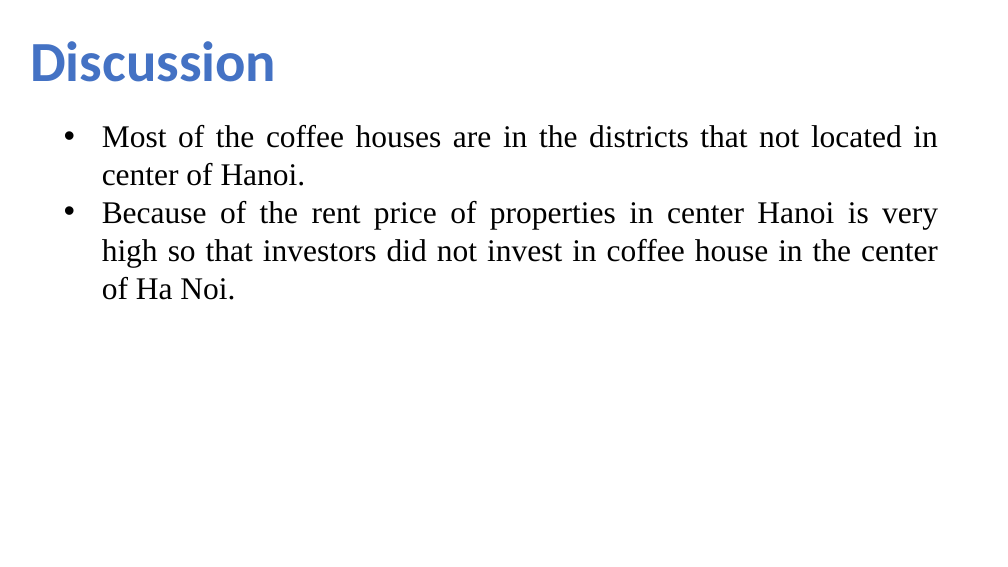
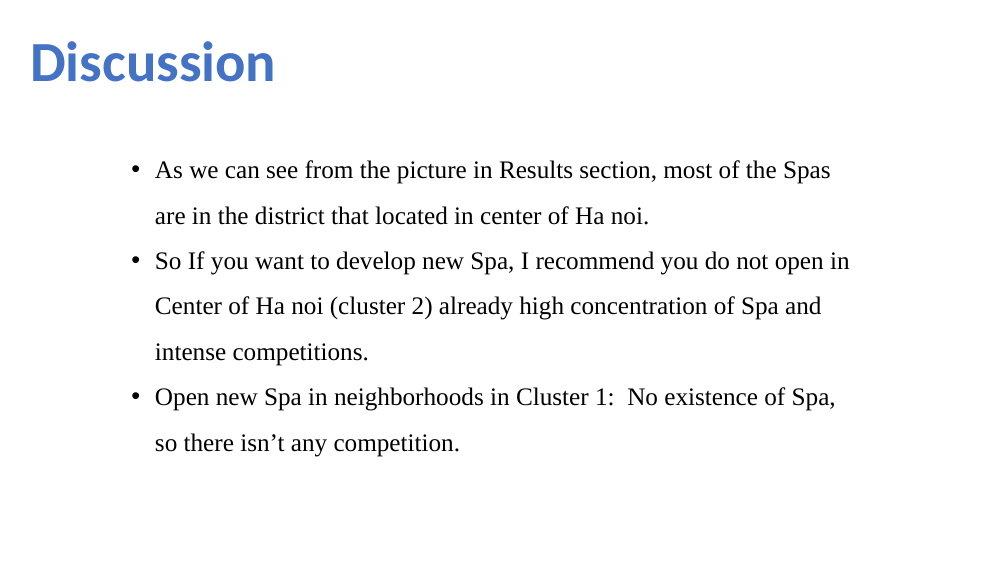
Before and after one commit to nxtacctau/Coursera_Capstone, a slide deck: slide 9 of Coursera Capstone Project Presentation Toannx.pptx (slide 6 before the commit). Drawn at 1008x567 pixels with LibreOffice and Linux fonts; fonts in the diff are those of the drawing. Boxes give left, top, right and bottom in pixels: in the first picture for what was removed or moved away, otherwise in the second. Text is boxed around its words. In the diff, an @@ line names an element or a change of style, - is before the commit and + after.

```diff
--- a/Coursera Capstone Project Presentation Toannx.pptx
+++ b/Coursera Capstone Project Presentation Toannx.pptx
@@ text removed at (102, 125, 938, 300) @@
-• Most of the coffee houses are in the districts that not located in center of Hanoi.
-• Because of the rent price of properties in center Hanoi is very high so that investors did not invest in coffee house in the center of Ha Noi.
@@ text added at (155, 160, 850, 457), 24 pt, text #000000 @@
+• As we can see from the picture in Results section, most of the Spas are in the district that located in center of Ha noi.
+• So If you want to develop new Spa, I recommend you do not open in Center of Ha noi (cluster 2) already high concentration of Spa and intense competitions.
+• Open new Spa in neighborhoods in Cluster 1: No existence of Spa, so there isn’t any competition.
```
Also in this commit, not shown: 6 other slides changed, 4 slides added, 4 other files.
